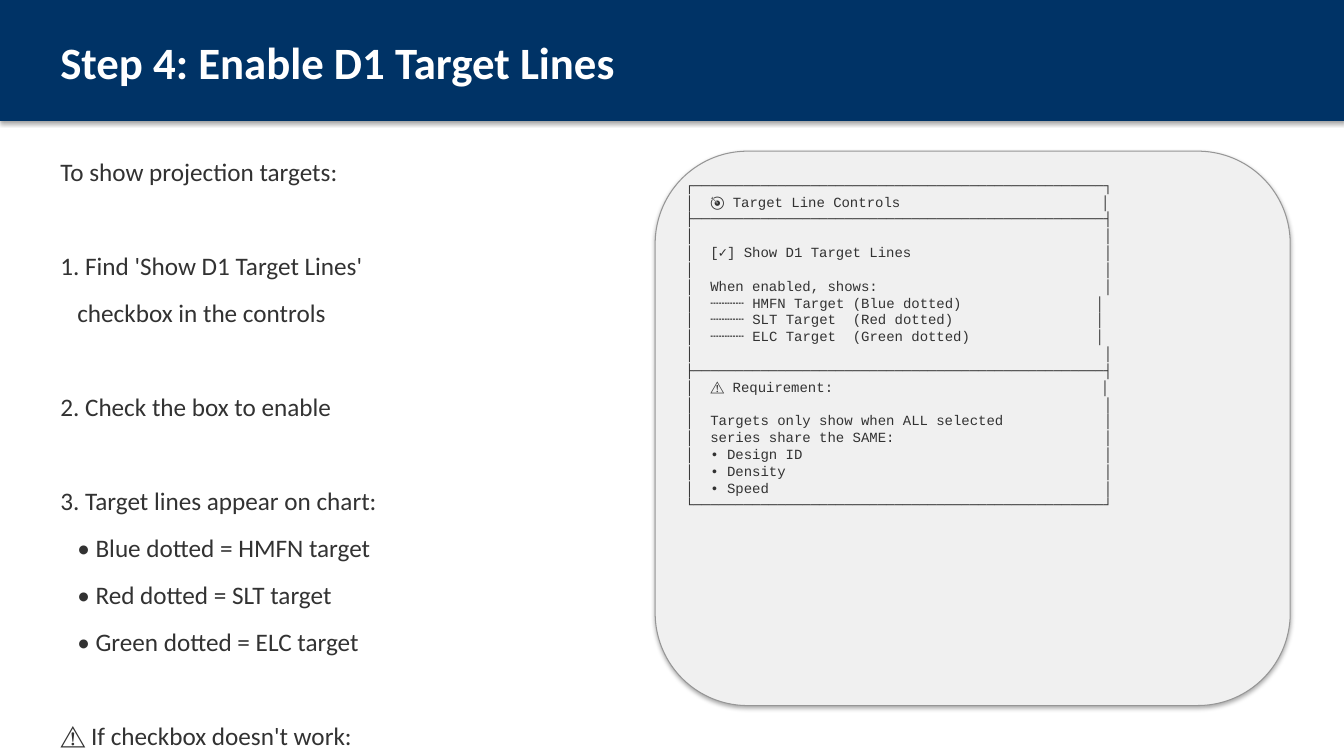
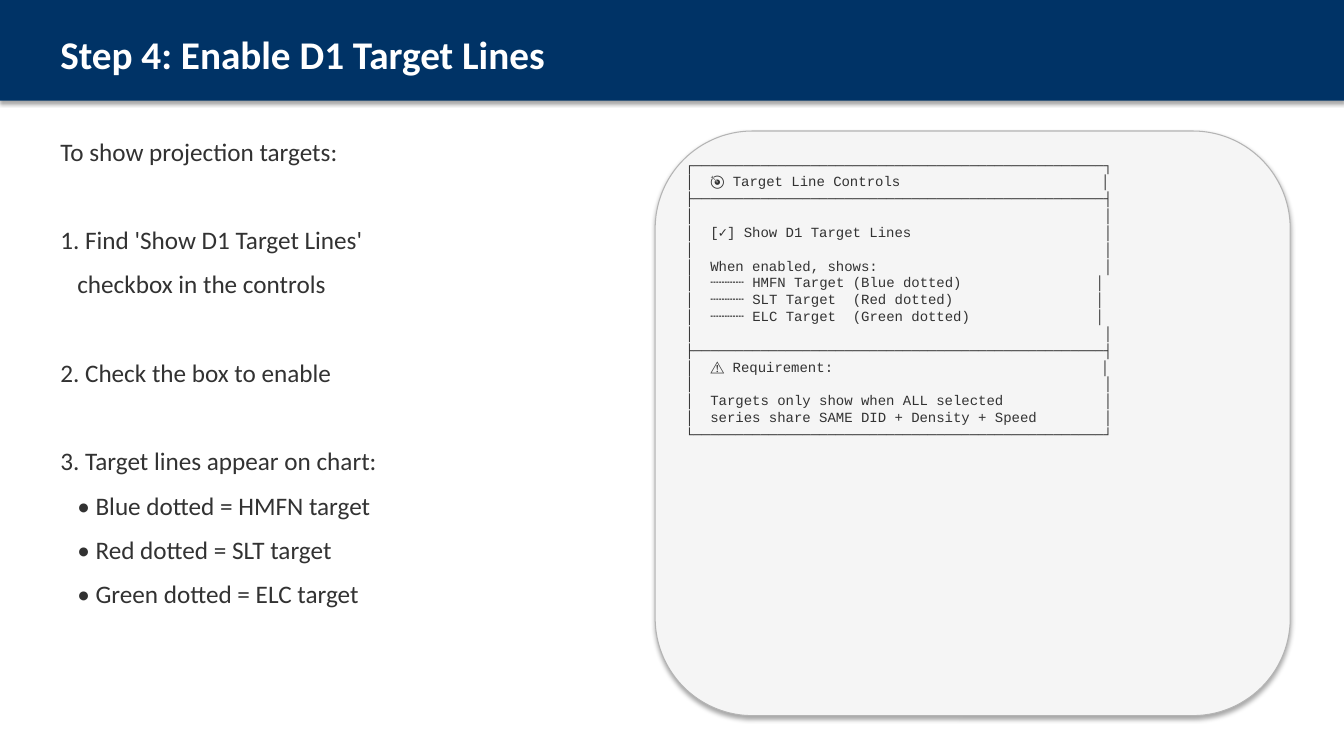
Before and after one commit to ASEGARAN/MODULE_YIELD_DASHBOARD, a slide deck: slide 7 of Module_ELC_Yield_User_Guide.pptx (slide 6 before the commit). Drawn at 1344x756 pixels with LibreOffice and Linux fonts; fonts in the diff are those of the drawing. Boxes give left, top, right and bottom in pixels: in the first picture for what was removed or moved away, otherwise in the second. Text is boxed around its words. In the diff, an @@ line names an element or a change of style, - is before the commit and + after.

Commit message:
Add actual dashboard screenshot to user guide PPTX
- Embedded screenshot of dashboard homepage on slide 2
- 11 slides with mixed actual screenshot + ASCII mockups
- Screenshots captured via Firefox headless

```diff
--- a/Module_ELC_Yield_User_Guide.pptx
+++ b/Module_ELC_Yield_User_Guide.pptx
@@ rectangle: place and size @@
-rectangle at box(0, 0, 1344, 121)
+rectangle at box(0, 0, 1344, 101)
@@ text "Step 4: Enable D1 Target ..." at box(60, 41, 544, 76): size 32 to 28 pt @@
@@ text "To show projection targets:": place and size @@
-text "To show projection targets:" at box(60, 163, 377, 745)
+text "To show projection targets:" at box(60, 143, 377, 608)
@@ text "To show projection targets:" at box(60, 143, 377, 608): less space between paragraphs @@
@@ rounded rectangle: place and size @@
-rounded rectangle at box(655, 151, 1291, 706)
+rounded rectangle at box(655, 131, 1291, 716)
@@ rounded rectangle at box(655, 131, 1291, 716): fill #F0F0F0 to #F5F5F5; outline #969696 0.75 pt to #B4B4B4 0.75 pt @@
@@ text at box(710, 176, 1037, 425): text changed @@
-┌─────────────────────────────────────────────────┐
-│ 🎯 Target Line Controls │
-├─────────────────────────────────────────────────┤
-│ │
-│ [✓] Show D1 Target Lines │
-│ │
-│ When enabled, shows: │
-│ ┄┄┄┄ HMFN Target (Blue dotted) │
-│ ┄┄┄┄ SLT Target (Red dotted) │
-│ ┄┄┄┄ ELC Target (Green dotted) │
-│ │
-├─────────────────────────────────────────────────┤
-│ ⚠️ Requirement: │
-│ │
-│ Targets only show when ALL selected │
-│ series share the SAME: │
-│ • Design ID │
-│ • Density │
-│ • Speed │
-└─────────────────────────────────────────────────┘
+┌─────────────────────────────────────────────────┐
+│ 🎯 Target Line Controls │
+├─────────────────────────────────────────────────┤
+│ │
+│ [✓] Show D1 Target Lines │
+│ │
+│ When enabled, shows: │
+│ ┄┄┄┄ HMFN Target (Blue dotted) │
+│ ┄┄┄┄ SLT Target (Red dotted) │
+│ ┄┄┄┄ ELC Target (Green dotted) │
+│ │
+├─────────────────────────────────────────────────┤
+│ ⚠️ Requirement: │
+│ │
+│ Targets only show when ALL selected │
+│ series share SAME DID + Density + Speed │
+└─────────────────────────────────────────────────┘
@@ text at box(91, 727, 352, 745): paragraphs removed @@
-⚠️ If checkbox doesn't work:
-Select single config (same DID+Density+Speed)
```
Also in this commit, not shown: 9 other slides changed, 1 slide added, 2 slides removed, 2 other files.
